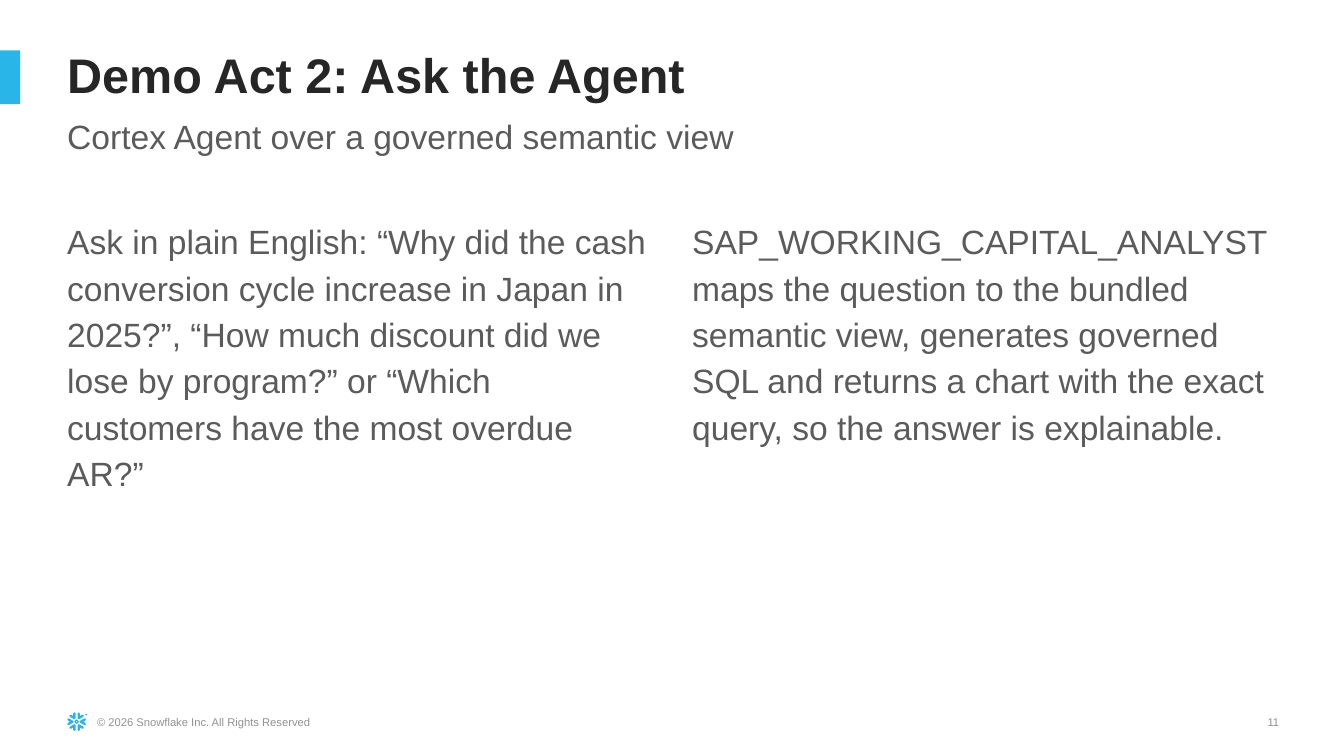
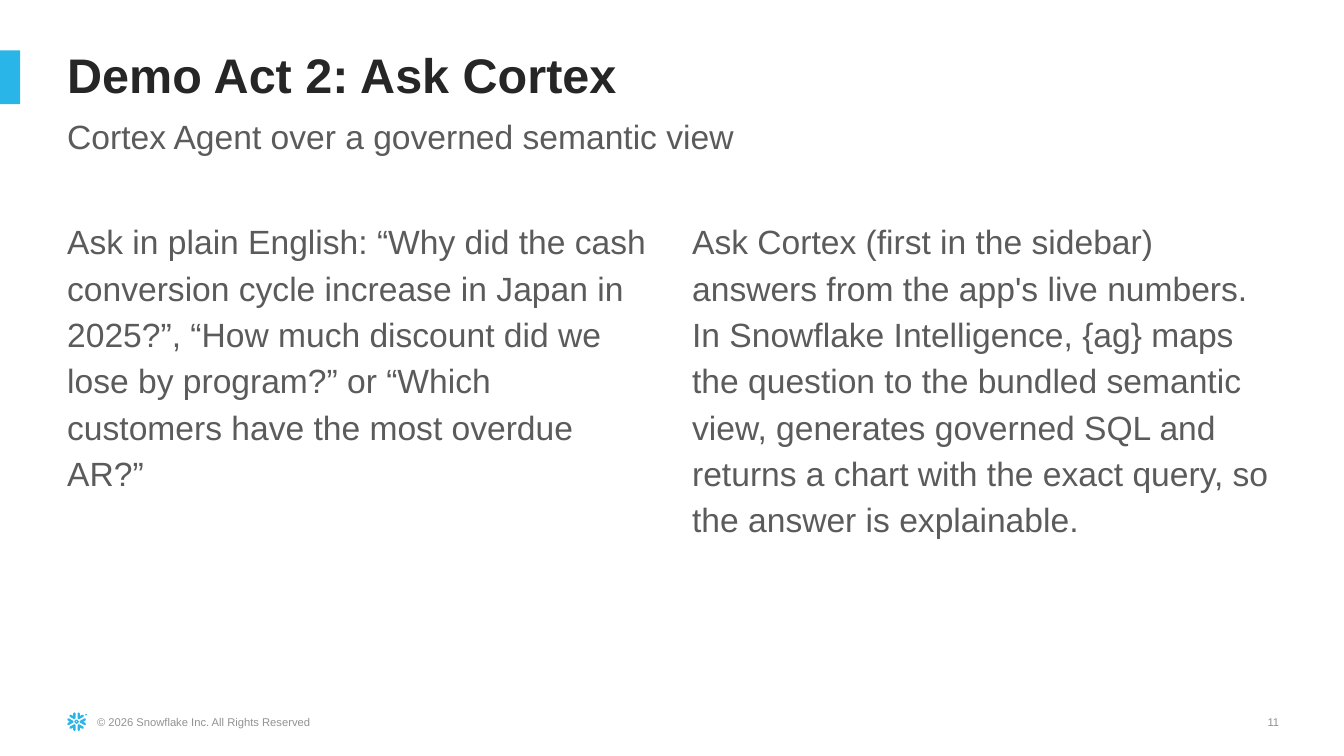
Before and after one commit to sfc-gh-dfreriks/sap-bdc-working-capital-360, a slide deck: slide 11 of docs/SAP_Working_Capital_360_Demo_Guide.pptx. Drawn at 1344x756 pixels with LibreOffice and Linux fonts; fonts in the diff are those of the drawing. Boxes give left, top, right and bottom in pixels: in the first picture for what was removed or moved away, otherwise in the second. Text is boxed around its words. In the diff, an @@ line names an element or a change of style, - is before the commit and + after.

Commit message:
Regenerate presales docs for new nav; fix kit tooling
Rebuild the docx/pptx outputs and screenshots for the Ask Cortex first /
Executive Dashboard layout, and fix kit generators that still read the removed
analyst page or the old first-page assumption.

Generated with [Snowflake CoCo](https://docs.snowflake.com/en/user-guide/cortex-code/cortex-code)

```diff
--- a/docs/SAP_Working_Capital_360_Demo_Guide.pptx
+++ b/docs/SAP_Working_Capital_360_Demo_Guide.pptx
@@ title at (67, 58, 617, 94): text changed @@
-Demo Act 2: Ask the Agent
+Demo Act 2: Ask Cortex
@@ text at (692, 229, 1268, 538): text changed @@
-SAP_WORKING_CAPITAL_ANALYST maps the question to the bundled semantic view, generates governed SQL and returns a chart with the exact query, so the answer is explainable.
+Ask Cortex (first in the sidebar) answers from the app's live numbers. In Snowflake Intelligence, {ag} maps the question to the bundled semantic view, generates governed SQL and returns a chart with the exact query, so the answer is explainable.
```
Also in this commit, not shown: 3 other slides changed, 3 other files.
